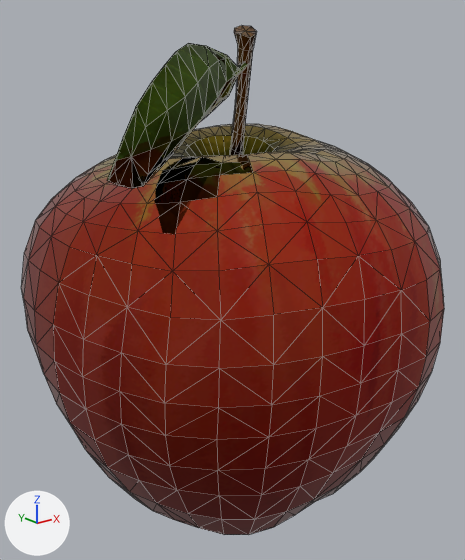
The glTF model Asset1/apple.glb, before and after one commit.
One viewpoint serves both versions: a 50 mm camera at (-0.00414, -0.00779, 0.0021) aimed at (0.00003, -0.00258, 0.00001). The lights are fixed; the arrows at lower left show +X, +Y and +Z. Mesh edges are drawn as thin lines. Where no turn or scale is listed for an object, it has been applied to the vertices.

Script lines for the objects in view, before the commit:
```python
mat_material_90 = principled_material('Material_90')
mat_material_90.texture = img_9  # with its transparency
mat_material_90.metallic = 1.0
mat_material_90.roughness = 0.0
me_mesh_id49 = bpy.data.meshes.new('mesh_id49')
me_mesh_id49.from_pydata(...)  # 784 vertices, 1540 faces; spans x -0.00209..0.00209, y -0.00217..0.00217, z 0.0..0.00512
me_mesh_id49.materials.append(mat_material_90)  # picture img_9
ob_node_id48 = bpy.data.objects.new('node_id48', me_mesh_id49)
ob_node_id48.location = (0.0, -0.00256, -0.00256)
```
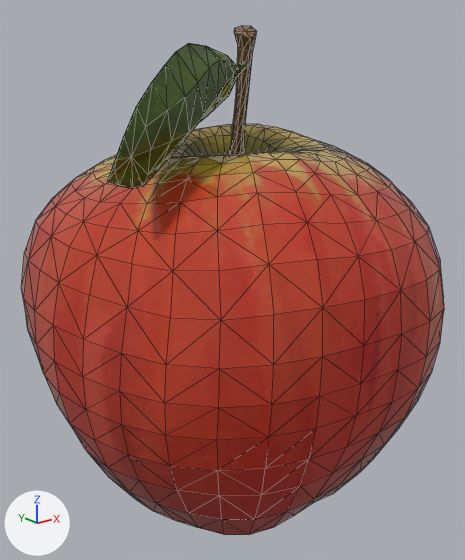
The newer file is also rescaled (x100.0) as a whole; pictures and numbers use the older file's frame.

Edits to the bpy script that builds the scene:
```text
Add img_textures_9_png:
    img_textures_9_png = load_image('textures\\9.png', '_unpacked/textures_9.png', 2048, 2048, 'sRGB')
Change mat_material_90:
    mat_material_90.metallic: 1.0 -> 0.0
    mat_material_90.texture: img_9 -> img_textures_9_png  # with its transparency -> not seen
    mat_material_90.roughness: 0.0 -> -0.0473
```

Boxes [x1, y1, x2, y2] around the edits, measured in the pictures (465 x 560 px):
'node_id48', surface changed: [21, 25, 444, 535] in both
